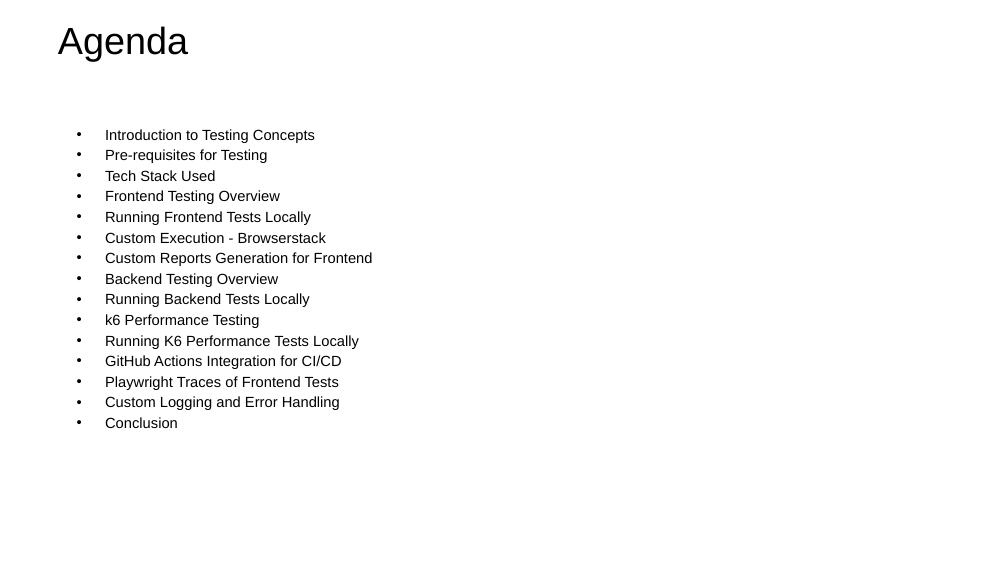
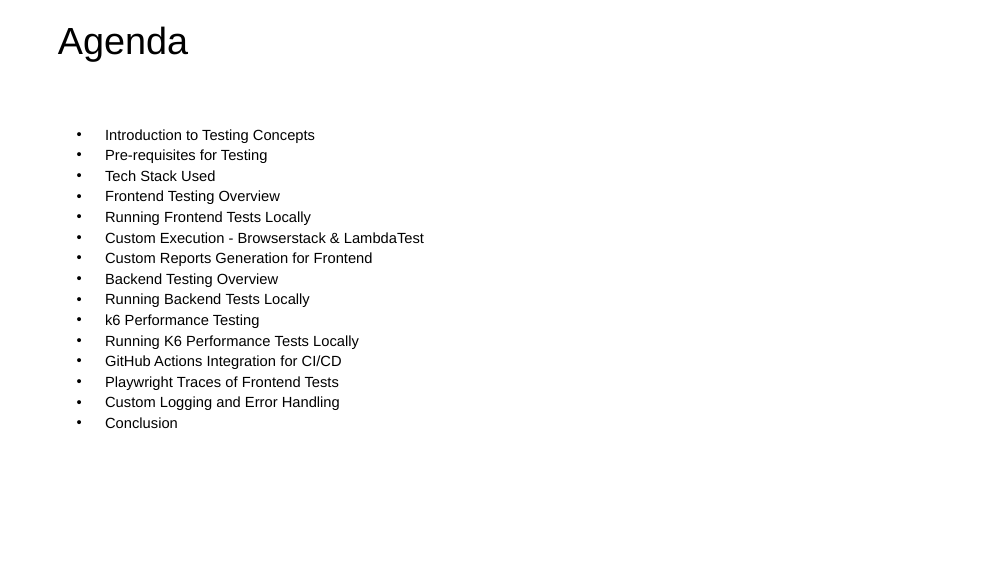
Before and after one commit to PrudhviRajMukiri23/Polestar-Assignment, a slide deck: slide 2 of Playwright_framework.pptx. Drawn at 1008x567 pixels with LibreOffice and Linux fonts; fonts in the diff are those of the drawing; background and template pictures are left out. Boxes give left, top, right and bottom in pixels: in the first picture for what was removed or moved away, otherwise in the second. Text is boxed around its words. In the diff, an @@ line names an element or a change of style, - is before the commit and + after.

Commit message:
feat: Implemented LambdaTEst util file

```diff
--- a/Playwright_framework.pptx
+++ b/Playwright_framework.pptx
@@ text at box(105, 232, 424, 243): text changed @@
-• Custom Execution - Browserstack
+• Custom Execution - Browserstack & LambdaTest
```
Also in this commit, not shown: 1 other slide changed, 5 other files.
